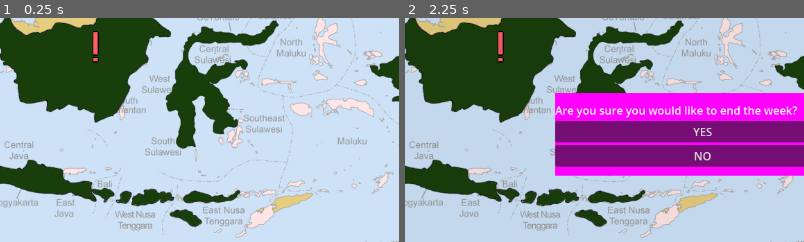
Above: before the commit, frames 1-2 (left to right).
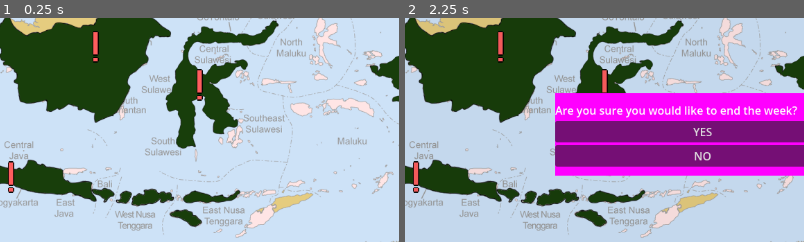
Above: after the commit, the same moments.

Repository: SSSalvan/O.M.G.A.M.M.A
Game: Godot game, scene res://scenes/main_gameplay.tscn
Same seed, same stepped clock (60 frames per second), same inputs: the game is played once before the commit and once after it. This scene is started directly instead of the project's main scene.
Inputs:
- Up to frame 1 (0.25 s): no input
- Up to frame 2 (2.25 s): click "End Week" at 0.5 s; click "YES" at 1.25 s; click "End Week" at 2 s
The pictures show only the part of the screen within x 31-81%, y 33-83%; the shares and areas given below are measured in that part.

The runs differ from the first frame. In frame 1, 0.4% of the frame differs, in the area x 2-51%, y 22-79%; in frame 2, 0.4%.

Commit message:
province names

Diff:
--- a/calamity-control/scenes/main_gameplay.tscn
+++ b/calamity-control/scenes/main_gameplay.tscn
@@ -65,6 +65,18 @@
 texture = ExtResource("3_xa1hq")
 script = ExtResource("4_r8kal")
 
+[node name="Jawa" type="Sprite2D" parent="GameManager"]
+position = Vector2(-199, 122)
+scale = Vector2(0.108824, 0.142647)
+texture = ExtResource("3_xa1hq")
+script = ExtResource("4_r8kal")
+
+[node name="Sulawesi" type="Sprite2D" parent="GameManager"]
+position = Vector2(73, -11)
+scale = Vector2(0.108824, 0.142647)
+texture = ExtResource("3_xa1hq")
+script = ExtResource("4_r8kal")
+
 [node name="Camera2D" type="Camera2D" parent="GameManager"]
 
 [node name="Week Counter" type="Label" parent="GameManager"]
--- a/calamity-control/scripts/province.gd
+++ b/calamity-control/scripts/province.gd
@@ -6,12 +6,13 @@
 
 func _ready() -> void:
 	set_process_input(true)
+	province_name = name
 
 func _input(event: InputEvent) -> void:
 	if event is InputEventMouseButton and event.pressed and event.button_index == MOUSE_BUTTON_LEFT:
 		var mouse_pos = to_local(get_global_mouse_position())  # Get global mouse position
 		if get_rect().has_point(mouse_pos):  # Convert mouse position to local and check
-			print("Sumatra Selected")
+			print(province_name, " Selected")
 			show_development_prompt()
 
 func show_development_prompt():
@@ -27,6 +28,6 @@
 		game_manager.resource -= 400
 		development_level += 1
 		game_manager.update_resource_label()
-		print(province_name + "Developed: ", development_level, " times")
+		print(province_name + " has been developed: ", development_level, " times")
 	else:
 		print("You broke AF Boy!")
Not shown, added: calamity-control/assets/ui/mainMenu.png.import
